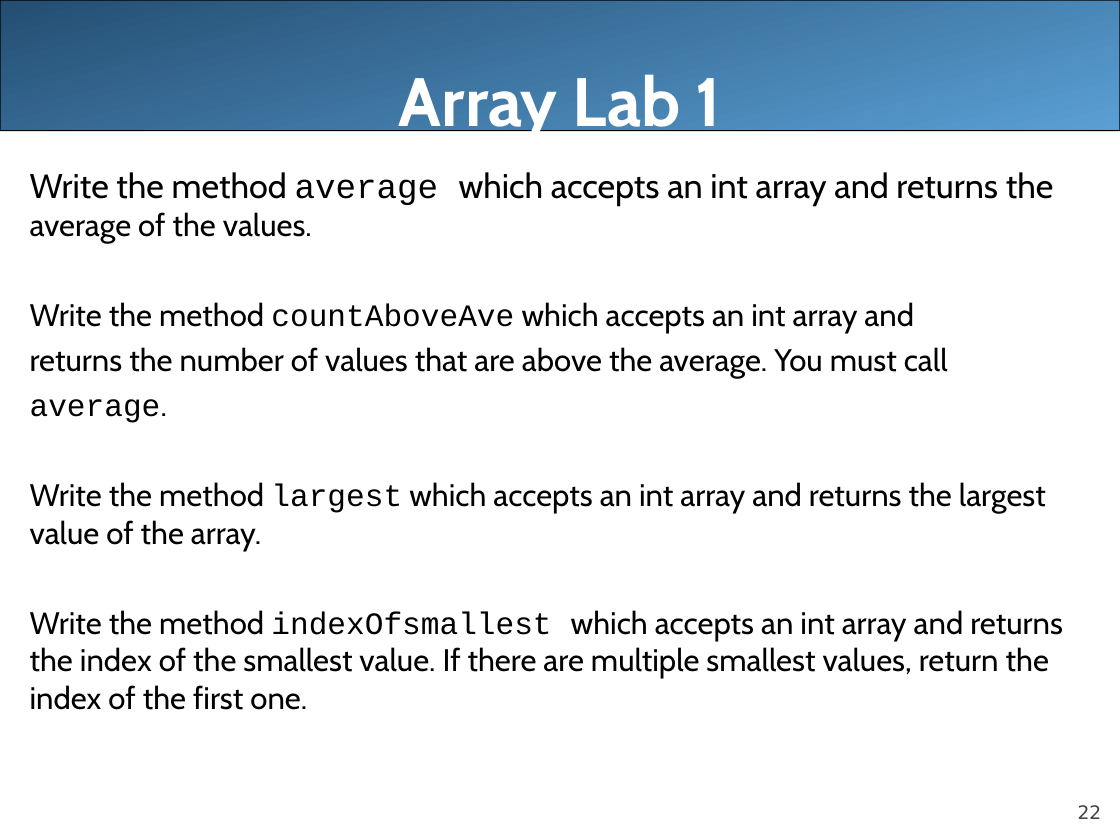
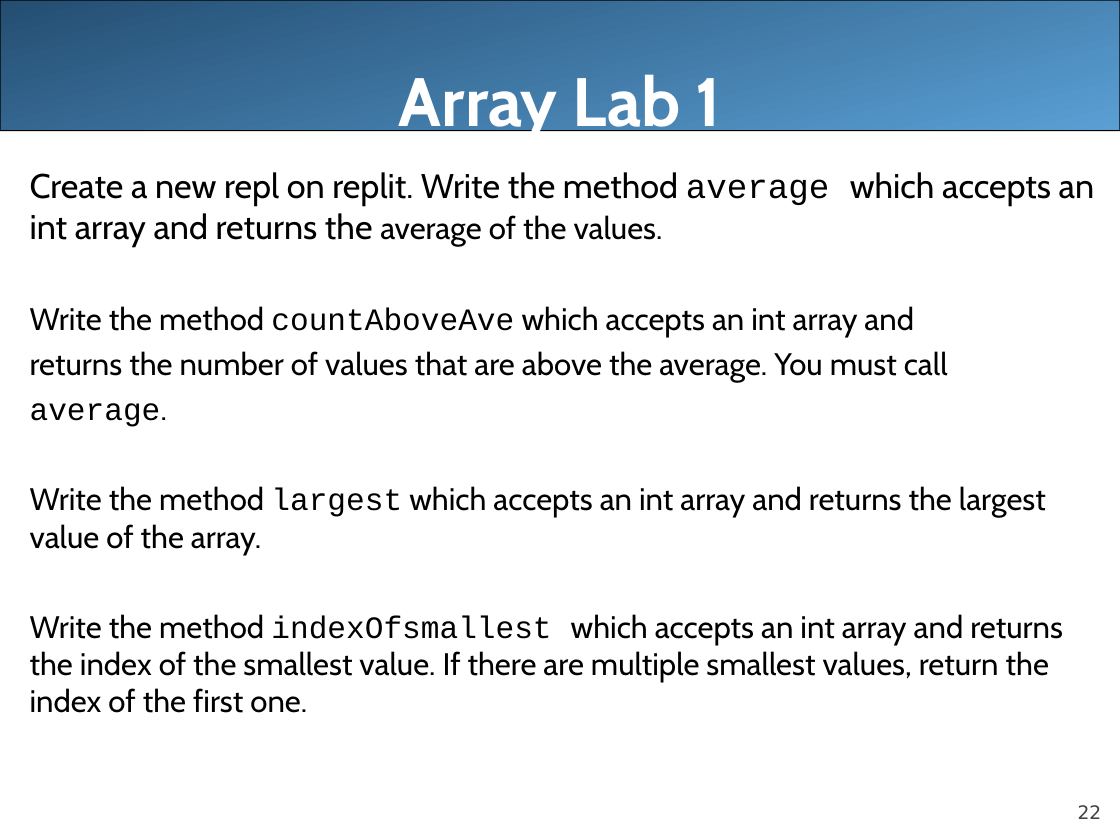
Before and after one commit to LongBaoNguyen/longbaonguyen.github.io, a slide deck: slide 22 of courses/apcsa/lecture16.ppt. Drawn at 1120x840 pixels with LibreOffice and Linux fonts; fonts in the diff are those of the drawing. Boxes give left, top, right and bottom in pixels: in the first picture for what was removed or moved away, otherwise in the second. Text is boxed around its words. In the diff, an @@ line names an element or a change of style, - is before the commit and + after.

```diff
--- a/courses/apcsa/lecture16.ppt
+++ b/courses/apcsa/lecture16.ppt
@@ text at box(30, 172, 1095, 247): text changed @@
-Write the method average which accepts an int array and returns the average of the values.
+Create a new repl on replit. Write the method average which accepts an int array and returns the average of the values.
```
Also in this commit, not shown: 1 other slide changed, 4 other files.
